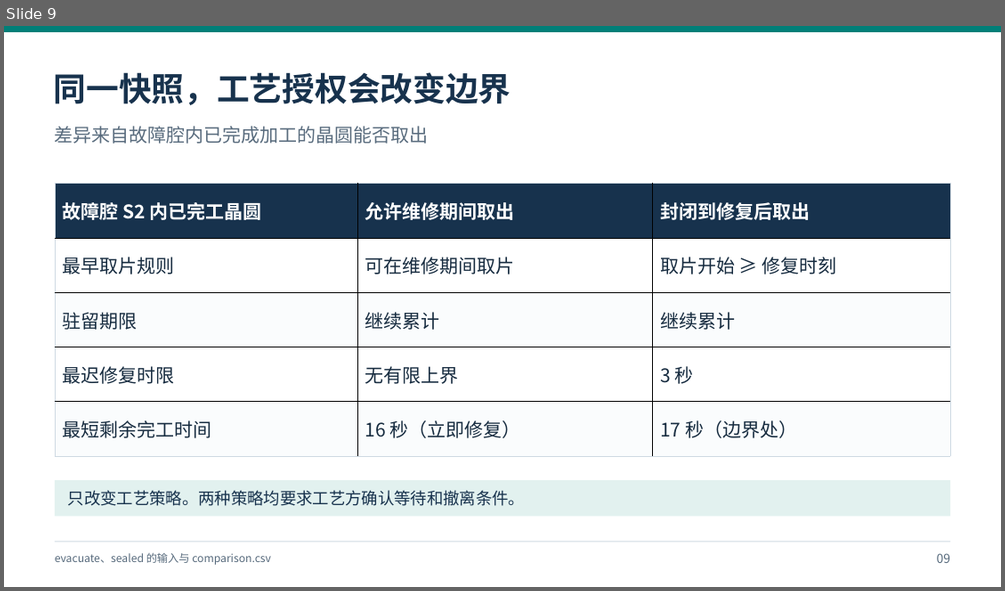
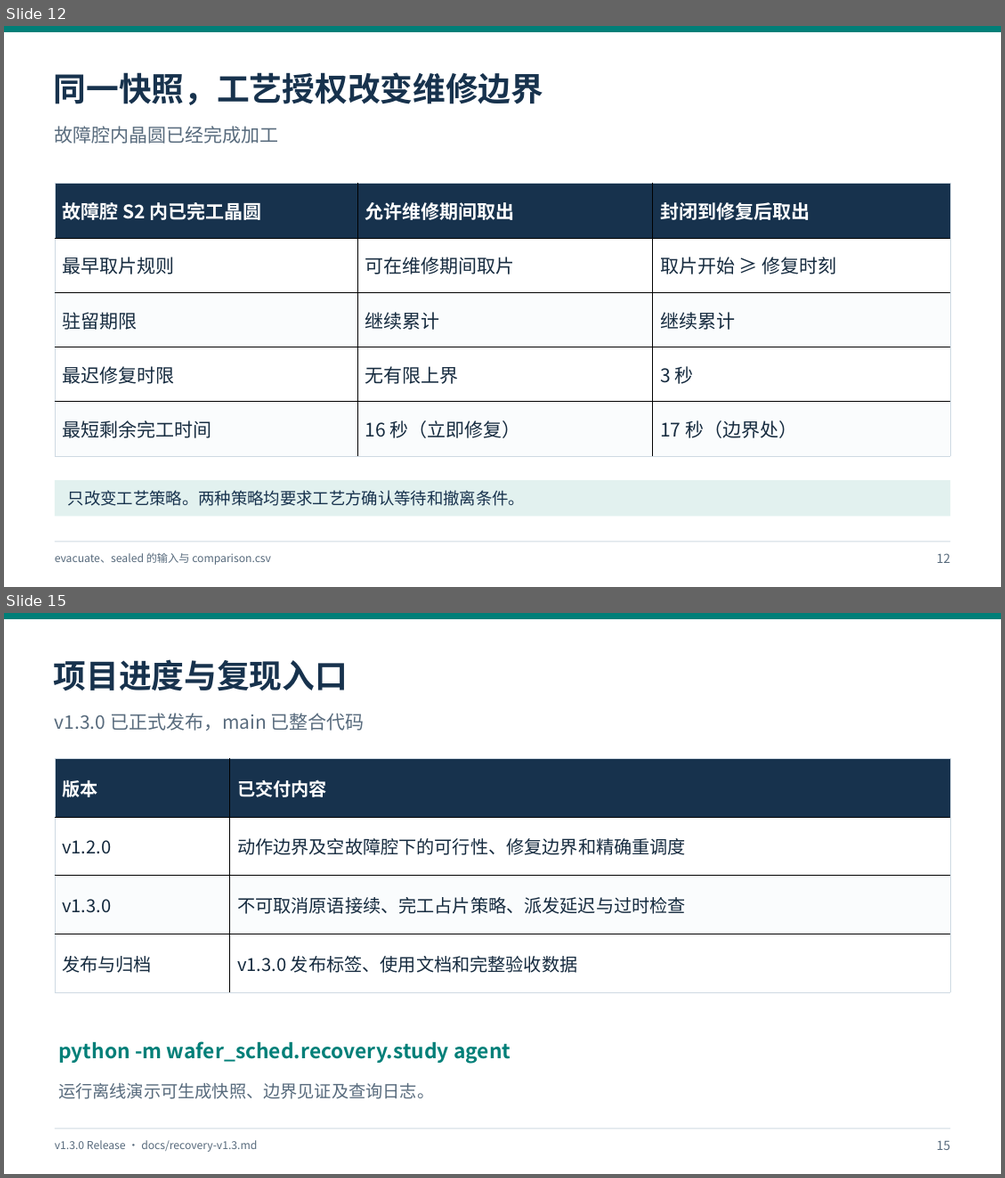
Before and after one commit to yanq458-tech/WaferSched-Agent, a slide deck: docs/presentations/v1.3.0-project-review/WaferSched-Agent_v1.3.0_研究汇报.pptx. Shown one above the other, each under a label of ours: slide 9 before the commit, slides 12 and 15 after it; the slides between them are not shown. The pictures are 1005x591 and 1005x1178 pixels, drawn with LibreOffice and Linux fonts; fonts in the diff are those of the drawing. Boxes give left, top, right and bottom in pixels: in the first picture for what was removed or moved away, otherwise in the second. Text is boxed around its words. In the diff, an @@ line names an element or a change of style, - is before the commit and + after.

```diff
--- a/docs/presentations/v1.3.0-project-review/WaferSched-Agent_v1.3.0_研究汇报.pptx
+++ b/docs/presentations/v1.3.0-project-review/WaferSched-Agent_v1.3.0_研究汇报.pptx
@@ slide 15 added at box(4, 613, 1001, 1174), background #FFFFFF @@
@@ rectangle added at box(4, 613, 1001, 619), fill #007F78 @@
@@ text added at box(54, 659, 348, 691), 31.5 pt, text #17324D, bold @@
+项目进度与复现入口
@@ text added at box(55, 713, 364, 730), 18 pt, text #586B7D @@
+v1.3.0 已正式发布，main 已整合代码
@@ table added at box(55, 759, 951, 992), 4 rows, 2 columns @@
+版本 | 已交付内容
+v1.2.0 | 动作边界及空故障腔下的可行性、修复边界和精确重调度
+v1.3.0 | 不可取消原语接续、完工占片策略、派发延迟与过时检查
+发布与归档 | v1.3.0 发布标签、使用文档和完整验收数据
@@ text added at box(58, 1041, 510, 1063), 19.5 pt, text #007F78, bold @@
+python -m wafer_sched.recovery.study agent
@@ text added at box(58, 1083, 434, 1099), 16.5 pt, text #586B7D @@
+运行离线演示可生成快照、边界见证及查询日志。
@@ rectangle added at box(55, 1128, 951, 1129), fill #CED9E2 @@
@@ text added at box(55, 1140, 257, 1151), 10.5 pt, text #586B7D @@
+v1.3.0 Release · docs/recovery-v1.3.md
@@ text added at box(937, 1140, 951, 1150), 12 pt, text #586B7D @@
+15
@@ what was slide 9 is now slide 12 @@
@@ slide 12 changed as well @@
@@ text at box(54, 72, 543, 105): text changed @@
-同一快照，工艺授权会改变边界
+同一快照，工艺授权改变维修边界
@@ text at box(55, 126, 279, 143): text changed @@
-差异来自故障腔内已完成加工的晶圆能否取出
+故障腔内晶圆已经完成加工
@@ text at box(937, 553, 951, 563): text changed @@
-09
+12
```
Also in this commit, not shown: 8 other slides changed, 7 other slides added, 2 slides removed, 7 other files.
